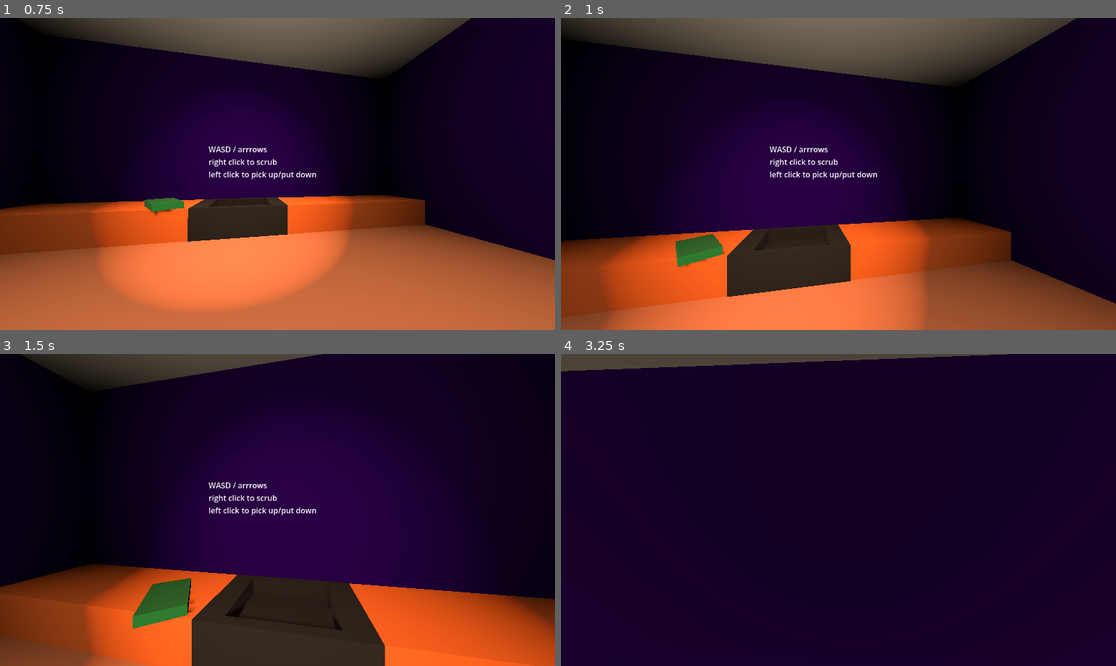
Above: before the commit, frames 1-4 (two rows, left to right).
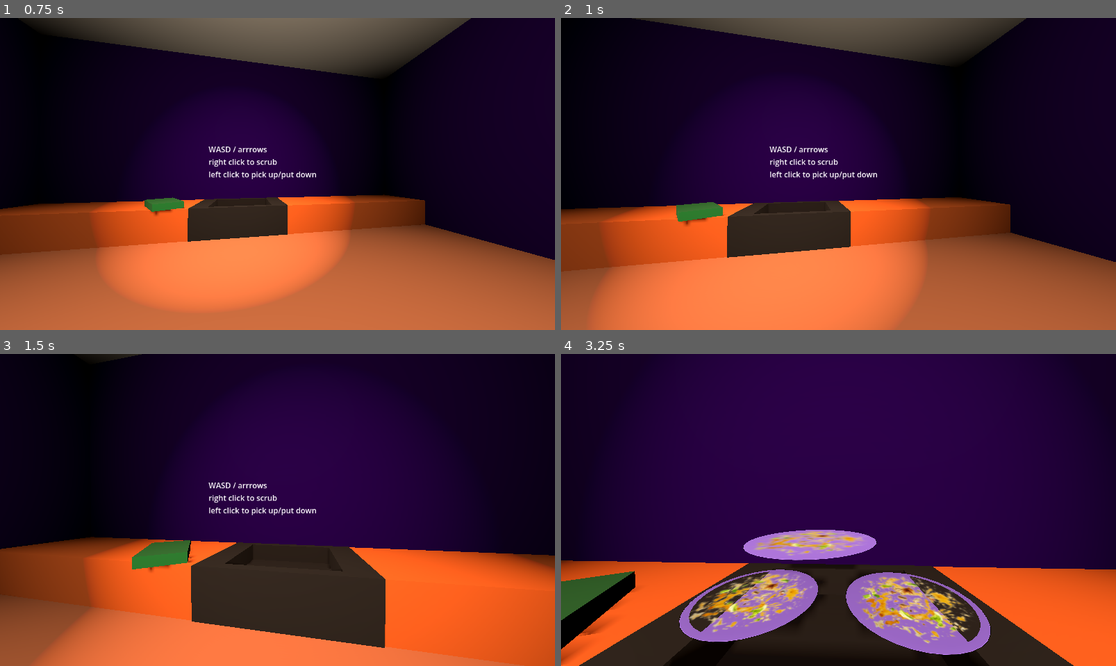
Above: after the commit, the same moments.

Repository: AKM372/STAR-Scholars-Project-2026
Game: Godot game, scene res://world.tscn
The game is run twice, just before and just after one commit, with the same random seed, the same clock (stepped at 60 frames per second) and the same inputs. Sound files missing from this copy of the repository are replaced by a short silence.
Inputs (mouse positions are in pixels of both pictures, inside the frame that each line leads up to):
- Up to frame 1 (0.75 s): tap Enter at 0.5 s; move the mouse to (305, 174) at 0.52 s; hold Up (forward) from 0.53 s (still down); hold T (testing) from 0.53 s (still down)
- Up to frame 2 (1 s): keep holding Up (forward); keep holding T (testing); tap Space (jump) at 0.77, 0.8 s
- Up to frame 3 (1.5 s): keep holding Up (forward); tap Space (jump) at 1.07, 1.35 s; tap Enter at 1.25 s; move the mouse to (249, 510) at 1.27 s; release T (testing) at 1.28 s
- Up to frame 4 (3.25 s): keep holding Up (forward); tap Space (jump) at 1.52, 1.82, 2.3, 3.02 s; tap T (testing) at 1.55, 3.05 s; tap Enter at 2, 2.75 s; move the mouse to (849, 503) at 2.02 s; press the mouse at (849, 503) at 2.03 s; move the mouse to (832, 516) at 2.77 s; release the mouse at (832, 516) at 2.78 s; right-click (832, 516) at 2.85 s

Frame 1 is identical in both runs. In frame 2, 38% of the frame differs, in the area x 0-100%, y 0-100%; in frame 3, 32%; in frame 4, 71%.

Commit message:
No jump + blackout glitch
I decided to get rid of the player's ability to jump. I don't want the player to have that much autonomy after i watched a playtester get bored and make her own game by jumping around and throwing plates through the walls. i also changed the flashbang white out to be a glitch screen (with claude's help) shader. i like this better to convey the intentional broken glitchness of the game to the player.

also in this commit are a door model and a few untitled versions of illustrator files (for the poster), which I intend to move

Diff:
--- /dev/null
+++ b/glitch_screen.gdshader
@@ -0,0 +1,32 @@
+shader_type canvas_item;
+
+uniform float intensity : hint_range(0.0, 1.0) = 1.0;
+uniform float glitch_speed : hint_range(0.1, 30.0) = 12.0;
+uniform float block_size : hint_range(1.0, 64.0) = 14.0;
+
+float hash(vec2 p) {
+	return fract(sin(dot(p, vec2(127.1, 311.7))) * 43758.5453123);
+
+}
+void fragment() {
+	vec2 uv = UV;
+	float t = floor(TIME * glitch_speed);
+
+	// horizontal band displacement (the classic "tearing" look)
+	float band = floor(uv.y * block_size);
+	float band_rand = hash(vec2(band, t));
+	uv.x += (band_rand - 0.5) * 0.15 * intensity;
+
+	// blocky colorful noise
+	vec2 block_uv = floor(uv * block_size) / block_size;
+	float r = hash(block_uv + t);
+	float g = hash(block_uv + t + 1.0);
+	float b = hash(block_uv + t + 2.0);
+	vec3 glitch_color = vec3(r, g, b);
+
+	// scanlines for texture
+	float scanline = sin(uv.y * 800.0) * 0.05;
+
+	vec3 col = glitch_color + scanline;
+	COLOR = vec4(col, intensity);
+}
--- a/player.gd
+++ b/player.gd
@@ -15,7 +15,6 @@
 @export var mouse_sensitivity := 0.003
 @onready var head: Node3D = $Head
 @export var speed := 3.0
-@export var jump_velocity := 4.5
 var gravity: float = ProjectSettings.get_setting("physics/3d/default_gravity")
 
 #throwing
@@ -43,12 +42,11 @@
 @export var glitch_recover_min := 2.0      # seconds before auto-reset
 @export var glitch_recover_max := 6.0
 @export var world: Node3D
-@onready var color_rect: ColorRect = $"../CanvasLayer/ColorRect"
+@onready var glitch_rect: ColorRect = $"../CanvasLayer/GlitchScreen"
 
 func _ready() -> void:
 	add_to_group("player")
 	Input.mouse_mode = Input.MOUSE_MODE_CAPTURED
-	color_rect.color.a = 0.0
 
 func _process(delta):
 	# selection raycast
@@ -109,15 +107,13 @@
 		pickedObject = null
 
 	if event.is_action_pressed('testing'):
-		world.play_random_sfx()
+		_blackout_and_drop()
 		print('testing')
 
 func _physics_process(delta: float) -> void:
 	#basic gravity for jumping and falling
 	if not is_on_floor():
 		velocity.y -= gravity * delta
-	if Input.is_action_just_pressed("jump") and is_on_floor():
-		velocity.y = jump_velocity
 	var input_dir := Input.get_vector("left", "right", "forward", "back")
 	#makes the player walk the direction the camera is facing
 	var direction := (transform.basis * Vector3(input_dir.x, 0, input_dir.y)).normalized()
@@ -254,12 +250,10 @@
 func _blackout_and_drop() -> void:
 	if not pickedObject:
 		return
-
-	# hard snap to black
-	color_rect.color.a = 1.0
+	# hard snap to full glitch
+	glitch_rect.material.set_shader_parameter("intensity", 1.0)
 	_drop_object()
 	_drop_sponge()
-
 	# dampen sound instantly
 	var bus_idx = AudioServer.get_bus_index("Master")
 	var original_volume = AudioServer.get_bus_volume_db(bus_idx)
@@ -269,7 +263,7 @@
 	var tween = create_tween()
 	tween.tween_interval(0.4)
 	tween.set_parallel(true)
-	tween.tween_property(color_rect, "color:a", 0.0, blackout_fade_time)
+	tween.tween_property(glitch_rect.material, "shader_parameter/intensity", 0.0, blackout_fade_time)
 	tween.tween_method(
 		func(db): AudioServer.set_bus_volume_db(bus_idx, db),
 		original_volume + -24,
--- a/world.gd
+++ b/world.gd
@@ -8,6 +8,7 @@
 @onready var instructions: Label = $CanvasLayer/Instructions
 @onready var label: Label = $CanvasLayer/Label
 var rain_active := false
+@onready var glitch_screen: ColorRect = $CanvasLayer/GlitchScreen
 
 #sfx and dialouge
 @onready var WashTheDishes: AudioStreamPlayer3D = $SFXDialouge/WashTheDishes
@@ -21,6 +22,7 @@
 		spawn_points.append(point)
 
 	_spawn_new_plates()
+
 
 
 func _on_plate_cleaned():
--- a/world.tscn
+++ b/world.tscn
@@ -7,6 +7,7 @@
 [ext_resource type="PackedScene" uid="uid://36bodevpebph" path="res://plate.tscn" id="4_036b0"]
 [ext_resource type="ArrayMesh" uid="uid://qu5poco0g2h7" path="res://sink.obj" id="4_aqk2v"]
 [ext_resource type="Script" uid="uid://c6tyrltih4m8m" path="res://door.gd" id="6_dwbse"]
+[ext_resource type="Shader" uid="uid://jikbhcpyy1sk" path="res://glitch_screen.gdshader" id="6_ioo17"]
 [ext_resource type="PackedScene" uid="uid://bhtyy3p8e0sks" path="res://background_music.tscn" id="7_pkg7o"]
 
 [sub_resource type="BoxShape3D" id="BoxShape3D_gv5m4"]
@@ -43,6 +44,12 @@
 albedo_color = Color(0.9999955, 0.49287075, 0.23957124, 1)
 
 [sub_resource type="BoxShape3D" id="BoxShape3D_ioo17"]
+
+[sub_resource type="ShaderMaterial" id="ShaderMaterial_hh1c6"]
+shader = ExtResource("6_ioo17")
+shader_parameter/intensity = 0.0
+shader_parameter/glitch_speed = 12.0
+shader_parameter/block_size = 14.0
 
 [sub_resource type="BoxMesh" id="BoxMesh_554ww"]
 
@@ -231,9 +238,14 @@
 right click to scrub
 left click to pick up/put down"
 
-[node name="ColorRect" type="ColorRect" parent="CanvasLayer" unique_id=1601733920]
-offset_right = 1171.0
-offset_bottom = 671.0
+[node name="GlitchScreen" type="ColorRect" parent="CanvasLayer" unique_id=1601733920]
+material = SubResource("ShaderMaterial_hh1c6")
+anchors_preset = 15
+anchor_right = 1.0
+anchor_bottom = 1.0
+grow_horizontal = 2
+grow_vertical = 2
+color = Color(0.99607843, 1, 1, 1)
 
 [node name="SpotLight3D" type="SpotLight3D" parent="." unique_id=290487916]
 transform = Transform3D(1, 0, 0, 0, 0.90439856, 0.42668876, 0, -0.42668876, 0.90439856, -0.009744935, 5.0268707, 2.2062743)
Not shown, added: assets/SM_door.mtl
Not shown, added: assets/SM_door.obj
Not shown, added: assets/SM_door.obj.import
Not shown, added: glitch_screen.gdshader.uid
Not shown, added: STAR Maya Directory/scenes/SM_door.ma
Not shown, added: STAR Project Proposal.pdf
Not shown, added: STAR Scholars Poster First Draft-1.pdf
Not shown, added: Untitled-1 [Recovered].ai
Not shown, added: Untitled-1.ai
Not shown, added: Untitled-2 [Recovered].ai
